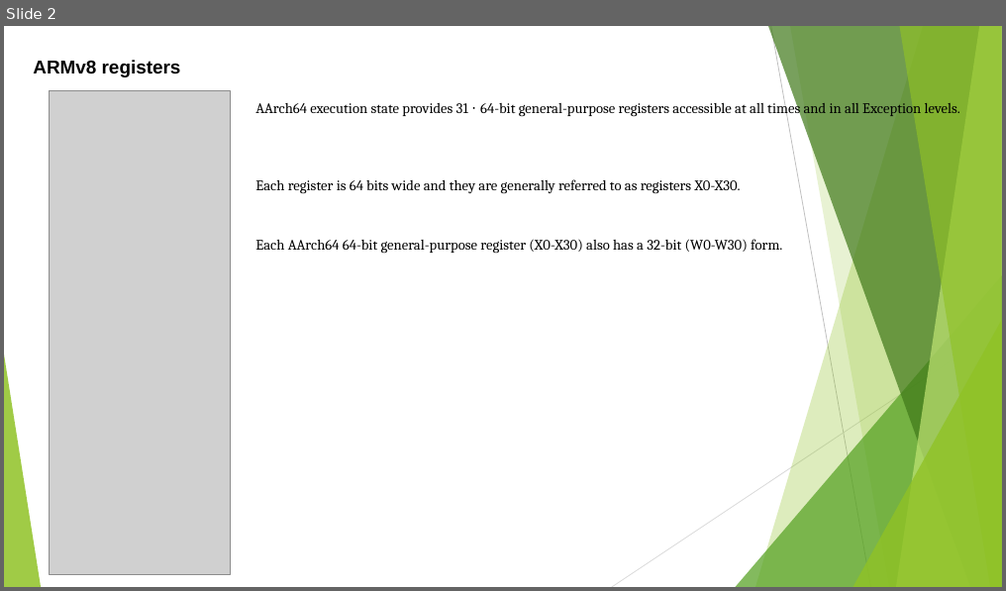
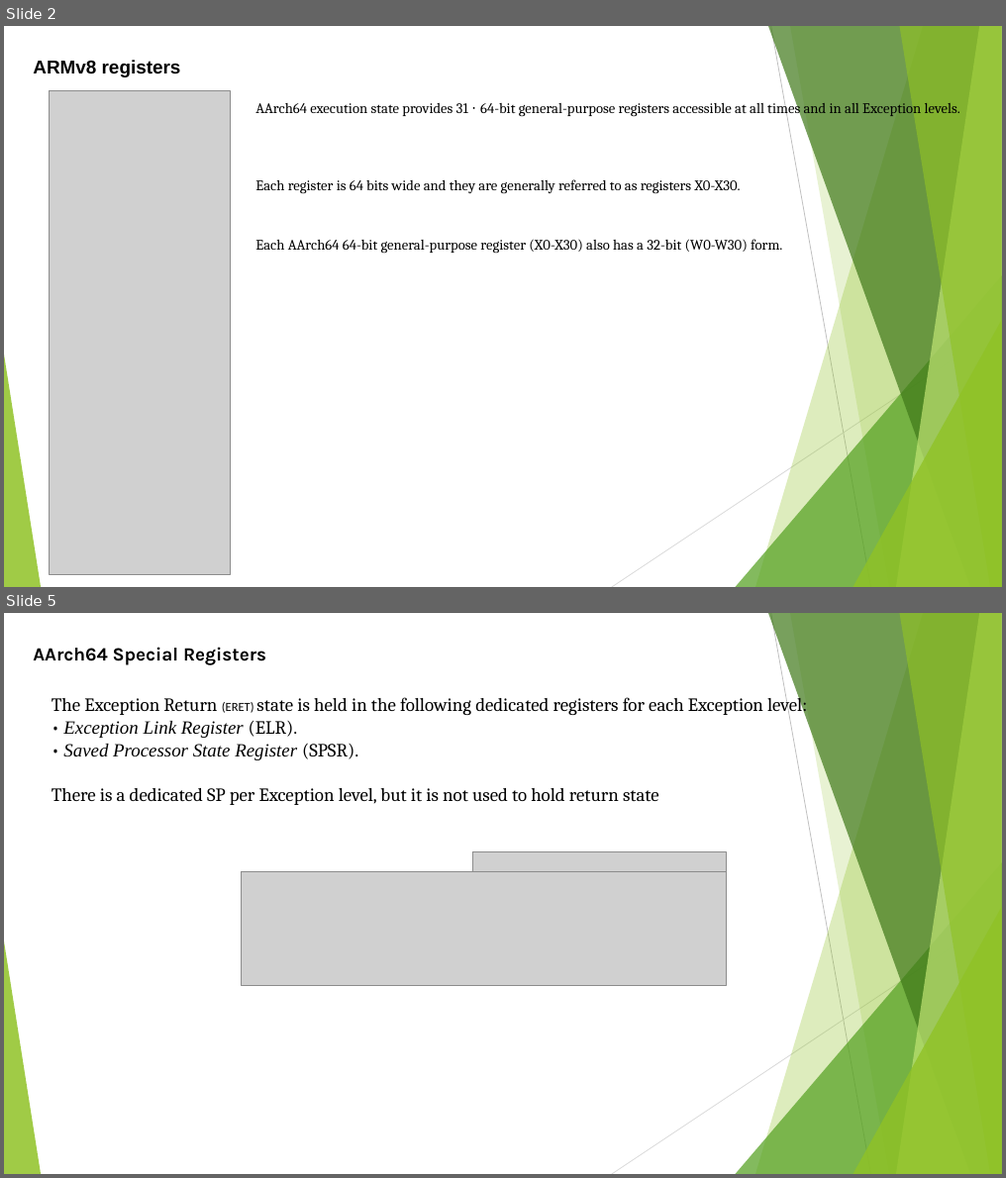
Before and after one commit to softwaresunleashed/ebook_writing, a slide deck: Presentations/ARM_PPTs/Ch4_ARMv8_Registers.pptx. Shown one above the other, each under a label of ours: slide 2 before the commit, slides 2 and 5 after it; the slides between them are not shown. The pictures are 1006x591 and 1006x1178 pixels, drawn with LibreOffice and Linux fonts; fonts in the diff are those of the drawing; grey boxes stand for pictures. Boxes give left, top, right and bottom in pixels: in the first picture for what was removed or moved away, otherwise in the second. Text is boxed around its words. In the diff, an @@ line names an element or a change of style, - is before the commit and + after.

```diff
--- a/Presentations/ARM_PPTs/Ch4_ARMv8_Registers.pptx
+++ b/Presentations/ARM_PPTs/Ch4_ARMv8_Registers.pptx
@@ slide 5 added at box(4, 613, 1002, 1174), background #FFFFFF; not listed: 10 template elements that a slide beside it also shows @@
@@ text added at box(33, 647, 266, 665), 18 pt, text #000000, bold @@
+AArch64 Special Registers
@@ text added at box(52, 694, 807, 805), 18 pt, text #000000 @@
+The Exception Return (ERET) state is held in the following dedicated registers for each Exception level:
+• Exception Link Register (ELR).
+• Saved Processor State Register (SPSR).
+There is a dedicated SP per Exception level, but it is not used to hold return state
@@ picture added at box(242, 872, 726, 986) @@
@@ picture added at box(472, 852, 727, 872) @@
```
Also in this commit, not shown: 1 slide changed, 14 other slides added, 1 slide removed.
